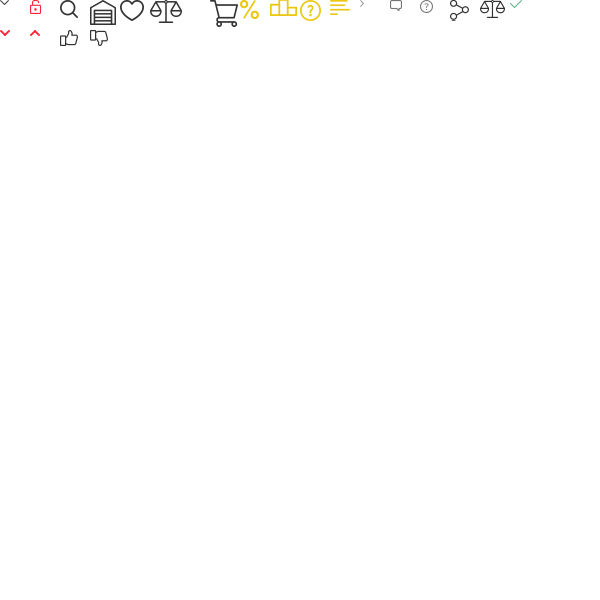
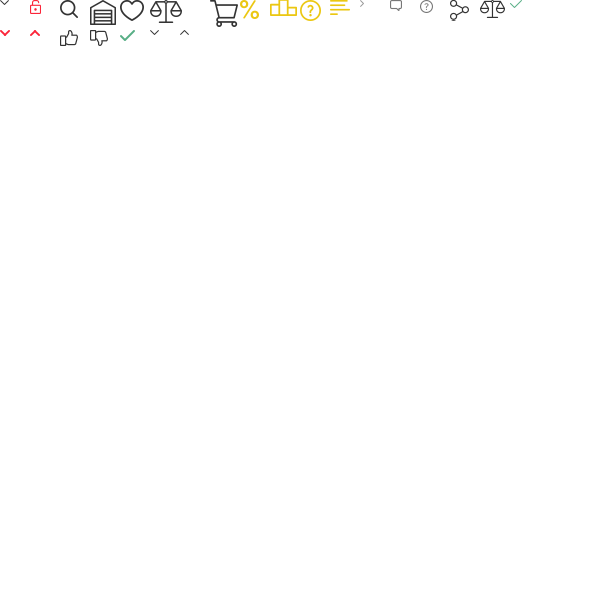
Layer changes from the first 600 × 600 image to the second:
added layer "Слой 26" above "Слой 25" over [180, 30, 189, 35]
added layer "Слой 25" above "Слой 24" over [150, 30, 159, 35]
added layer "Слой 24" above "Слой 22" over [120, 30, 135, 41]
